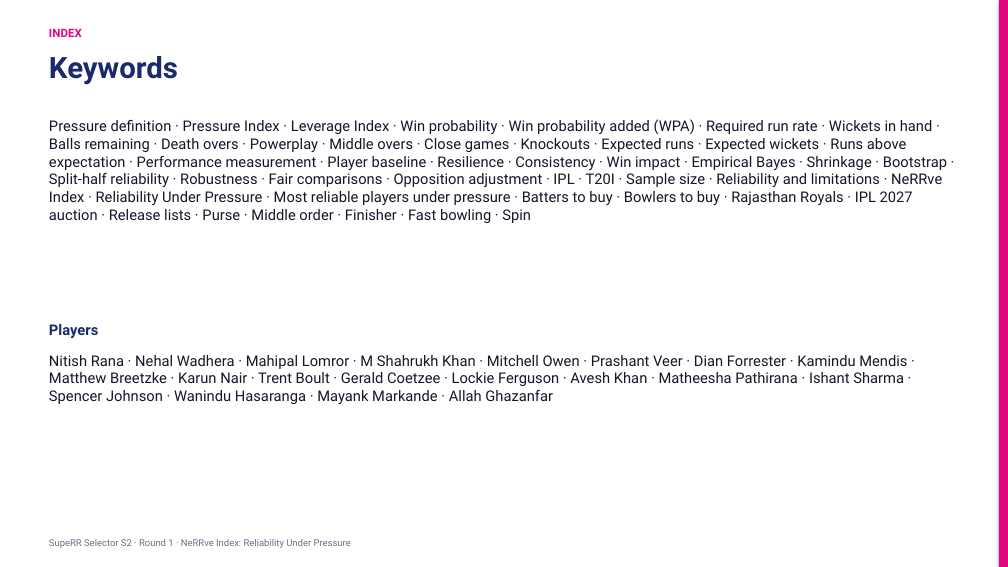
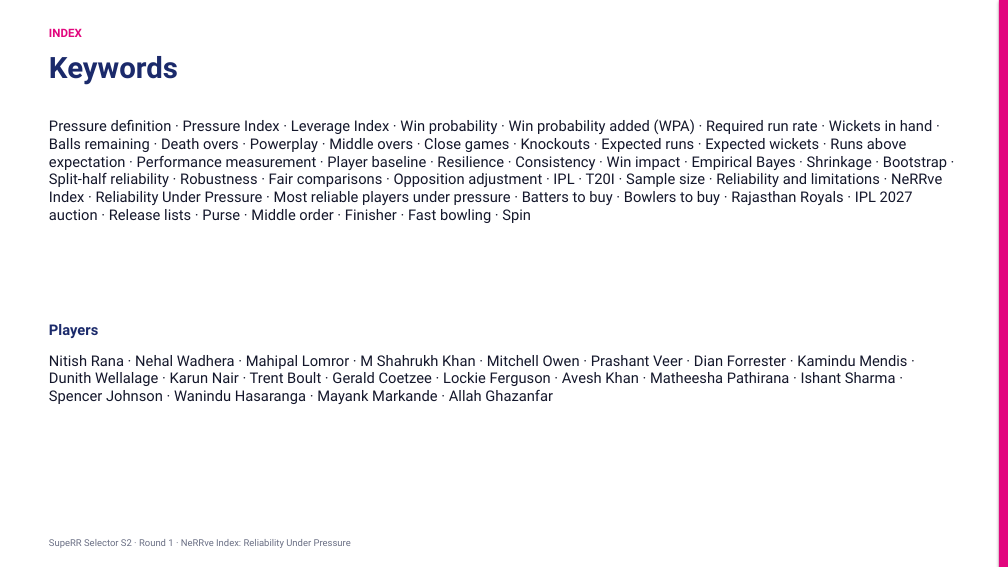
Before and after one commit to KoduruChandrasekhar/RRAuction-, a slide deck: slide 15 of submission/NeRRve_Deck.pptx. Drawn at 1008x567 pixels with LibreOffice and Linux fonts; fonts in the diff are those of the drawing. Boxes give left, top, right and bottom in pixels: in the first picture for what was removed or moved away, otherwise in the second. Text is boxed around its words. In the diff, an @@ line names an element or a change of style, - is before the commit and + after.

```diff
--- a/submission/NeRRve_Deck.pptx
+++ b/submission/NeRRve_Deck.pptx
@@ text at [49,355,907,404]: text changed @@
-Nitish Rana · Nehal Wadhera · Mahipal Lomror · M Shahrukh Khan · Mitchell Owen · Prashant Veer · Dian Forrester · Kamindu Mendis · Matthew Breetzke · Karun Nair · Trent Boult · Gerald Coetzee · Lockie Ferguson · Avesh Khan · Matheesha Pathirana · Ishant Sharma · Spencer Johnson · Wanindu Hasaranga · Mayank Markande · Allah Ghazanfar
+Nitish Rana · Nehal Wadhera · Mahipal Lomror · M Shahrukh Khan · Mitchell Owen · Prashant Veer · Dian Forrester · Kamindu Mendis · Dunith Wellalage · Karun Nair · Trent Boult · Gerald Coetzee · Lockie Ferguson · Avesh Khan · Matheesha Pathirana · Ishant Sharma · Spencer Johnson · Wanindu Hasaranga · Mayank Markande · Allah Ghazanfar
```
Also in this commit, not shown: 2 other slides changed, 1 slide added, 1 slide removed, 8 other files.
